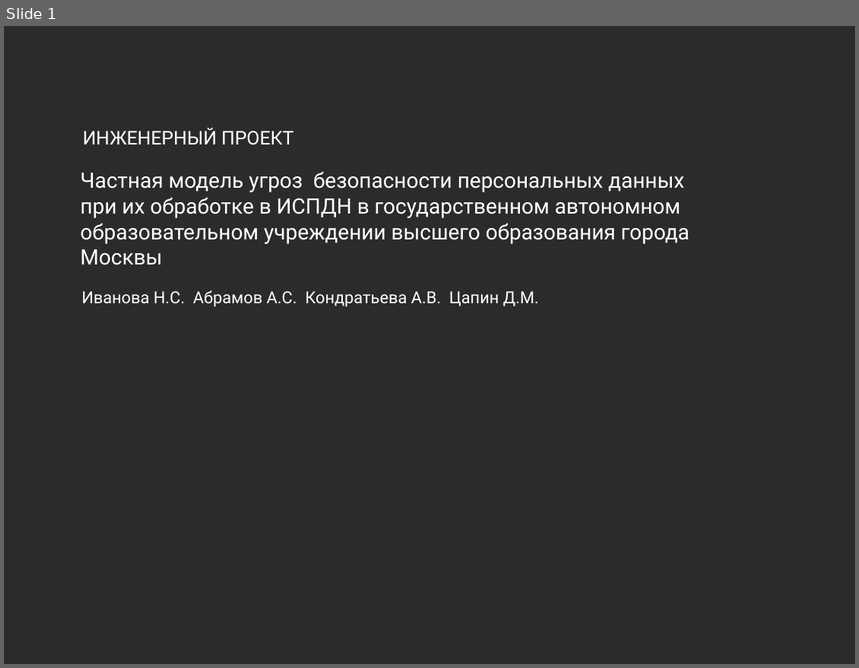
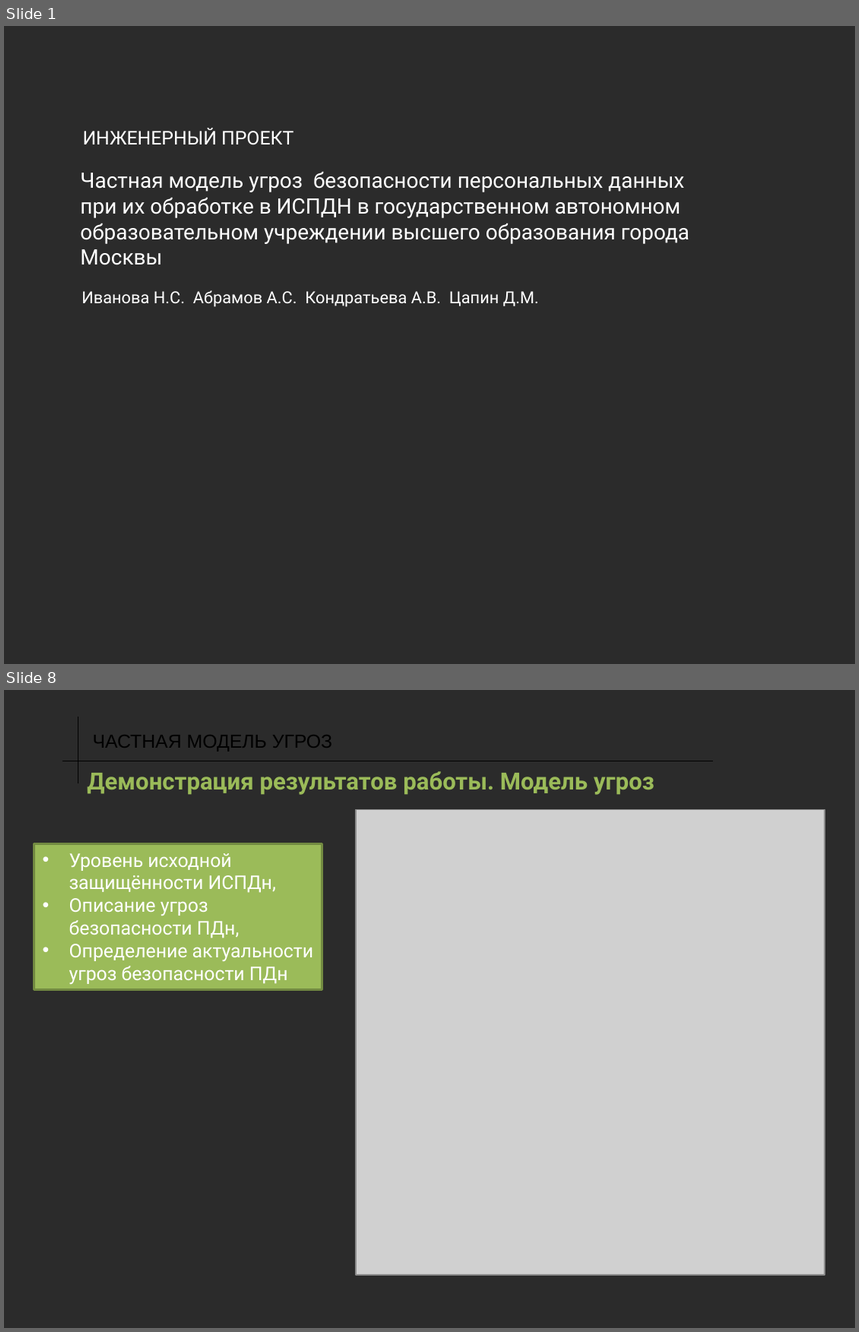
Before and after one commit to DTsapin/PD_6_Semestr, a slide deck: src/Презентация.pptx. Shown one above the other, each under a label of ours: slide 1 before the commit, slides 1 and 8 after it; the slides between them are not shown. The pictures are 859x668 and 859x1332 pixels, drawn with LibreOffice and Linux fonts; fonts in the diff are those of the drawing; grey boxes stand for pictures; background and template pictures are left out; a plain dark background stands for a picture behind light text. Boxes give left, top, right and bottom in pixels: in the first picture for what was removed or moved away, otherwise in the second. Text is boxed around its words. In the diff, an @@ line names an element or a change of style, - is before the commit and + after.

```diff
--- a/src/Презентация.pptx
+++ b/src/Презентация.pptx
@@ slide 8 added at bbox=[4, 690, 855, 1328], background picture (left out) @@
@@ line added from (78, 783) to (78, 717), #000000 0.75 pt @@
@@ text added at bbox=[93, 735, 332, 752], 16 pt, text #000000 @@
+ЧАСТНАЯ МОДЕЛЬ УГРОЗ
@@ line added from (62, 761) to (713, 761), #000000 0.75 pt @@
@@ text added at bbox=[87, 771, 655, 795], 20 pt, text #9BBB59, bold @@
+Демонстрация результатов работы. Модель угроз
@@ picture added at bbox=[356, 810, 825, 1276] @@
@@ rectangle added at bbox=[34, 844, 322, 990], fill #9BBB59, outline #738A42 2 pt, 16 pt, text #FFFFFF @@
+• Уровень исходной защищённости ИСПДн,
+• Описание угроз безопасности ПДн,
+• Определение актуальности угроз безопасности ПДн
```
Also in this commit, not shown: 5 slides changed, 4 other slides added.
